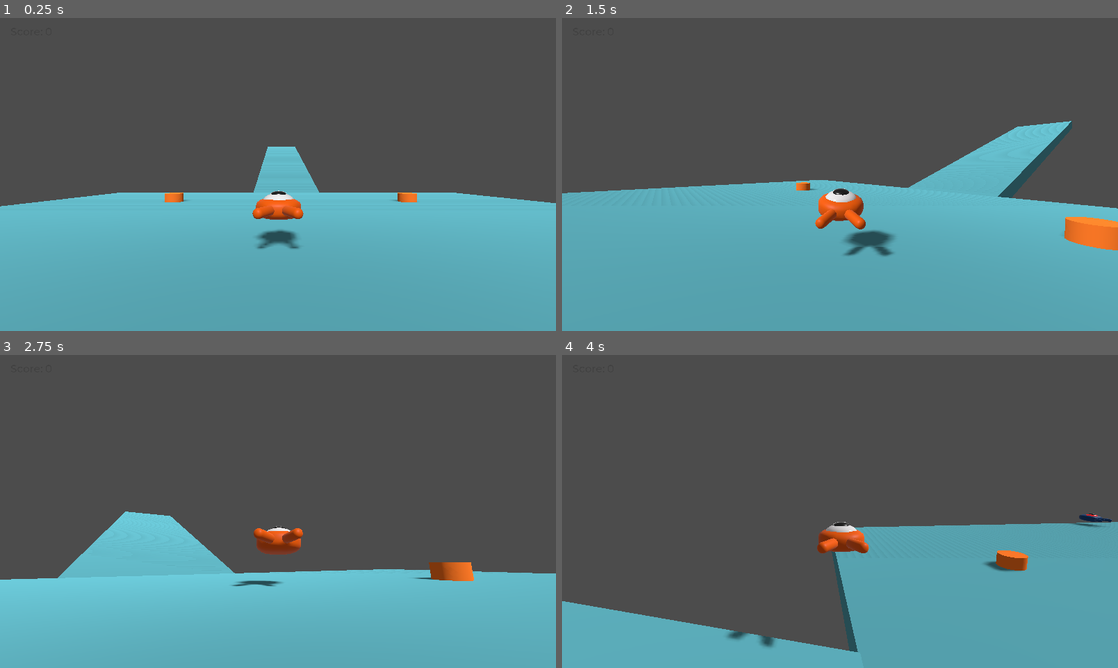
Above: before the commit, frames 1-4 (two rows, left to right).
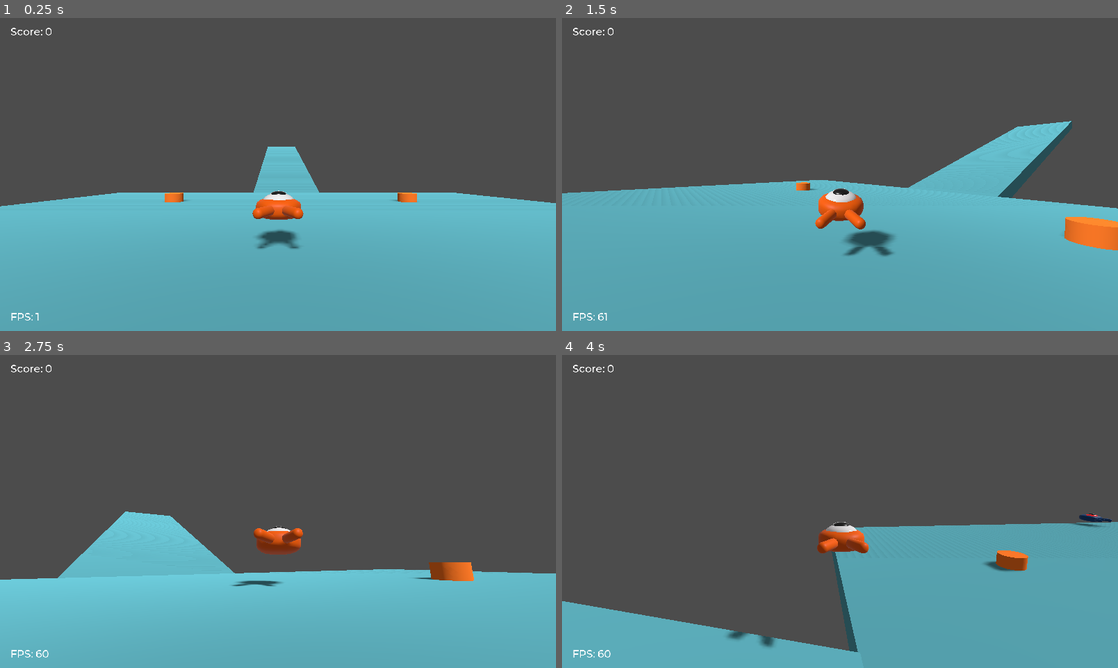
Above: after the commit, the same moments.

Repository: telmotrooper/squash-the-creeps
Game: Godot game, scene res://Main.tscn
Two runs of this game, one before a commit and one after it. Both use one fixed random seed, a clock stepped at 60 frames per second and the inputs below.
Inputs (mouse positions are in pixels of both pictures, inside the frame that each line leads up to):
- Up to frame 1 (0.25 s): no input
- Up to frame 2 (1.5 s): tap Enter (ui_accept) at 0.5 s; move the mouse to (867, 174) at 0.52 s; hold Up (move_forward) from 0.53 s (still down); tap Space (jump) at 0.77 s; move the mouse to (812, 174) at 1.27 s
- Up to frame 3 (2.75 s): keep holding Up (move_forward); tap Space (jump) at 1.52 s; move the mouse to (289, 505) at 2.02 s
- Up to frame 4 (4 s): keep holding Up (move_forward); move the mouse to (834, 517) at 2.77 s; tap Space (jump) at 3.02, 3.77 s; move the mouse to (878, 514) at 3.52 s

The runs differ from the first frame. In frame 1, 0.1% of the frame differs, in the area x 2-10%, y 3-97%; in frame 2, 0.1%; in frame 3, 0.1%; in frame 4, 0.1%.

Commit message:
Added FPS counter

Diff:
--- /dev/null
+++ b/3d-squash-the-creeps-custom/FPSLabel.gd
@@ -0,0 +1,4 @@
+extends Label
+
+func _process(delta):
+  text = "FPS: %s" % Engine.get_frames_per_second()
--- a/3d-squash-the-creeps-custom/Main.tscn
+++ b/3d-squash-the-creeps-custom/Main.tscn
@@ -8,6 +8,7 @@
 [ext_resource path="res://default_env.tres" type="Environment" id=6]
 [ext_resource path="res://ground_mesh.tres" type="CubeMesh" id=7]
 [ext_resource path="res://Cyan.tres" type="Material" id=8]
+[ext_resource path="res://FPSLabel.gd" type="Script" id=9]
 
 [sub_resource type="BoxShape" id=1]
 extents = Vector3( 30, 1, 30 )
@@ -100,9 +101,19 @@
 margin_top = 16.0
 margin_right = 75.0
 margin_bottom = 30.0
-custom_colors/font_color = Color( 0.258824, 0.258824, 0.258824, 1 )
 text = "Score: 0"
 script = ExtResource( 4 )
+__meta__ = {
+"_edit_use_anchors_": false
+}
+
+[node name="FPSLabel" type="Label" parent="UserInterface"]
+margin_left = 24.0
+margin_top = 672.0
+margin_right = 112.0
+margin_bottom = 704.0
+text = "FPS: 0"
+script = ExtResource( 9 )
 __meta__ = {
 "_edit_use_anchors_": false
 }
Not shown: 1 places in 3d-squash-the-creeps-custom/Main.tscn that only renumber resources
